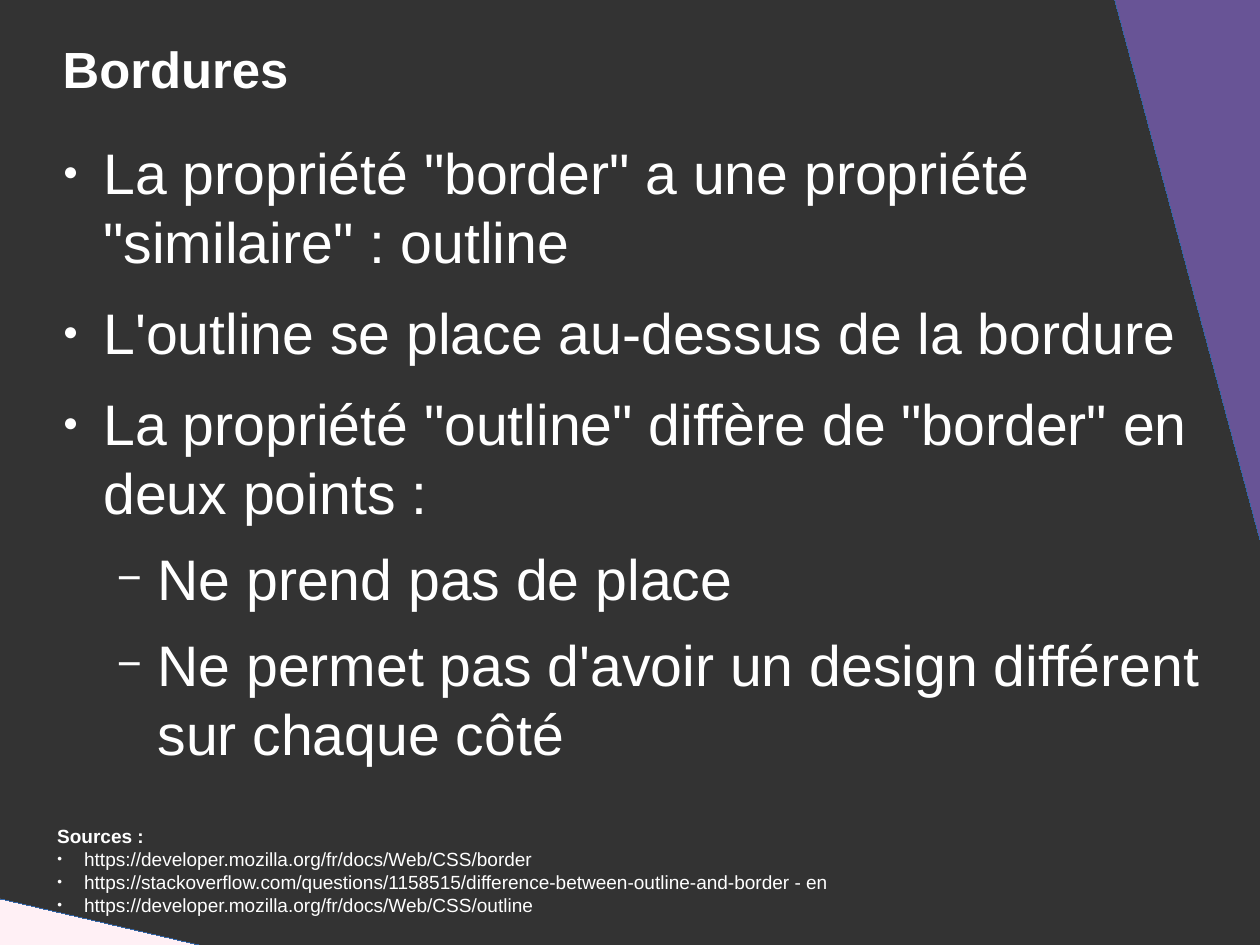
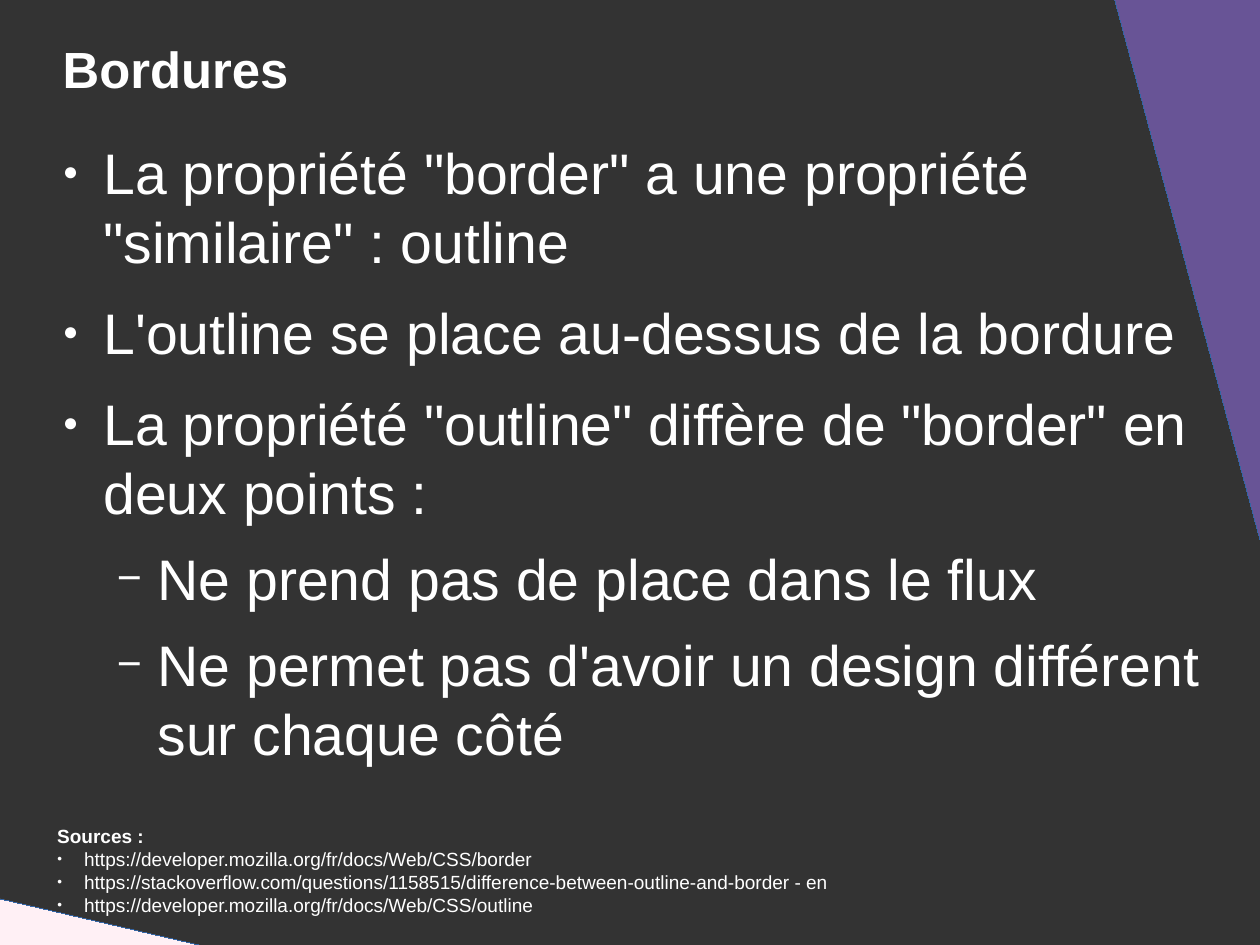
Before and after one commit to DanYellow/presentations, a slide deck: slide 48 of mmi/html/travaux-pratiques/numero-2/presentation.odp. Drawn at 1260x945 pixels with LibreOffice and Linux fonts; fonts in the diff are those of the drawing. Boxes give left, top, right and bottom in pixels: in the first picture for what was removed or moved away, otherwise in the second. Text is boxed around its words. In the diff, an @@ line names an element or a change of style, - is before the commit and + after.

```diff
--- a/mmi/html/travaux-pratiques/numero-2/presentation.odp
+++ b/mmi/html/travaux-pratiques/numero-2/presentation.odp
@@ text at [157,558,1037,611]: text changed @@
-  − Ne prend pas de place
+  − Ne prend pas de place dans le flux
```
Also in this commit, not shown: 1 other slide changed, 4 slides added, 1 slide removed, 6 other files.
